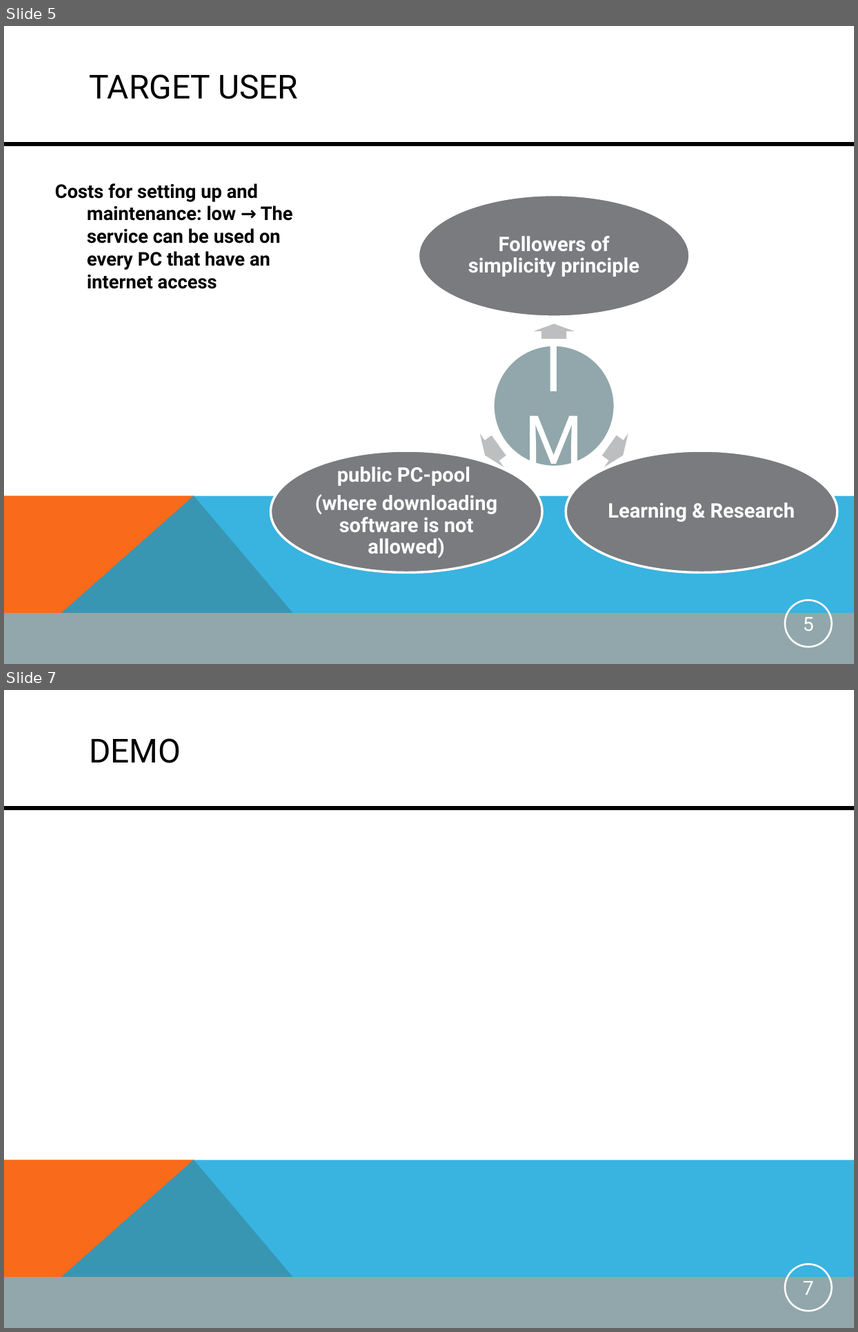
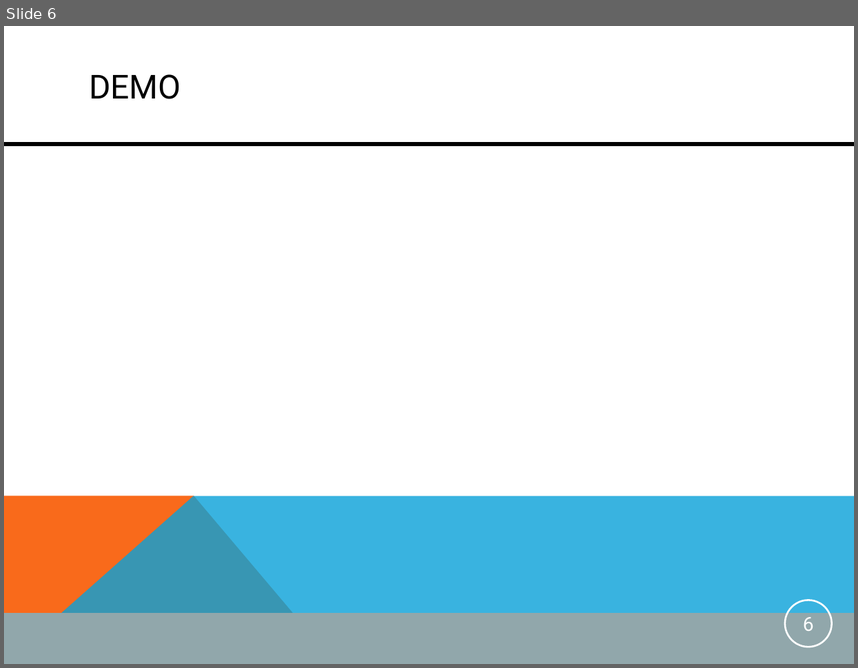
Before and after one commit to mdger/UGNM_Instantmessaging, a slide deck: UGNM_Instantmessaging/doc/PresentationIM.pptx. Shown one above the other, each under a label of ours: slides 5 and 7 before the commit, slide 6 after it; the slides between them are not shown. The pictures are 858x1332 and 858x668 pixels, drawn with LibreOffice and Linux fonts; fonts in the diff are those of the drawing. Boxes give left, top, right and bottom in pixels: in the first picture for what was removed or moved away, otherwise in the second. Text is boxed around its words. In the diff, an @@ line names an element or a change of style, - is before the commit and + after.

```diff
--- a/UGNM_Instantmessaging/doc/PresentationIM.pptx
+++ b/UGNM_Instantmessaging/doc/PresentationIM.pptx
@@ slide 5 removed at box(4, 26, 854, 664), background #FFFFFF; not listed: 4 template elements that a slide beside it also shows @@
@@ title removed at box(89, 74, 298, 99) @@
-TARGET USER
@@ text removed at box(55, 183, 293, 289) @@
-Costs for setting up and maintenance: low → The service can be used on every PC that have an internet access
@@ group removed at box(271, 195, 837, 572): 4 ellipses, 4 texts, 3 right arrows @@
-IM
-Followers of simplicity principle
-Learning & Research
-public PC-pool
-(where downloading software is not allowed)
@@ page number removed at box(785, 600, 832, 646) @@
-5
@@ what was slide 7 is now slide 6 @@
@@ page number at box(803, 617, 814, 630): text changed @@
-7
+6
```
Also in this commit, not shown: 3 slides changed, 2 slides added, 2 other slides removed.
